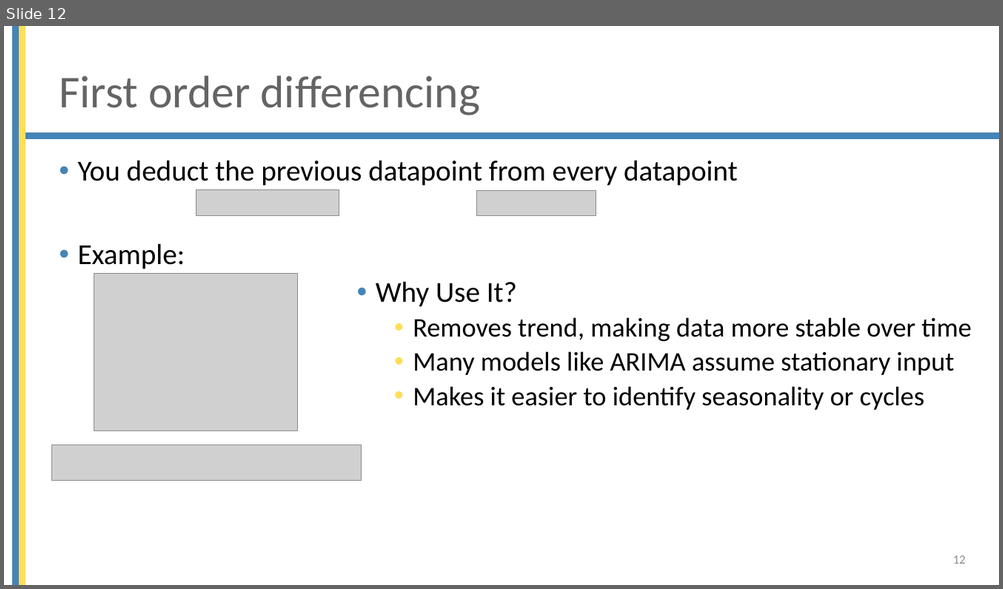
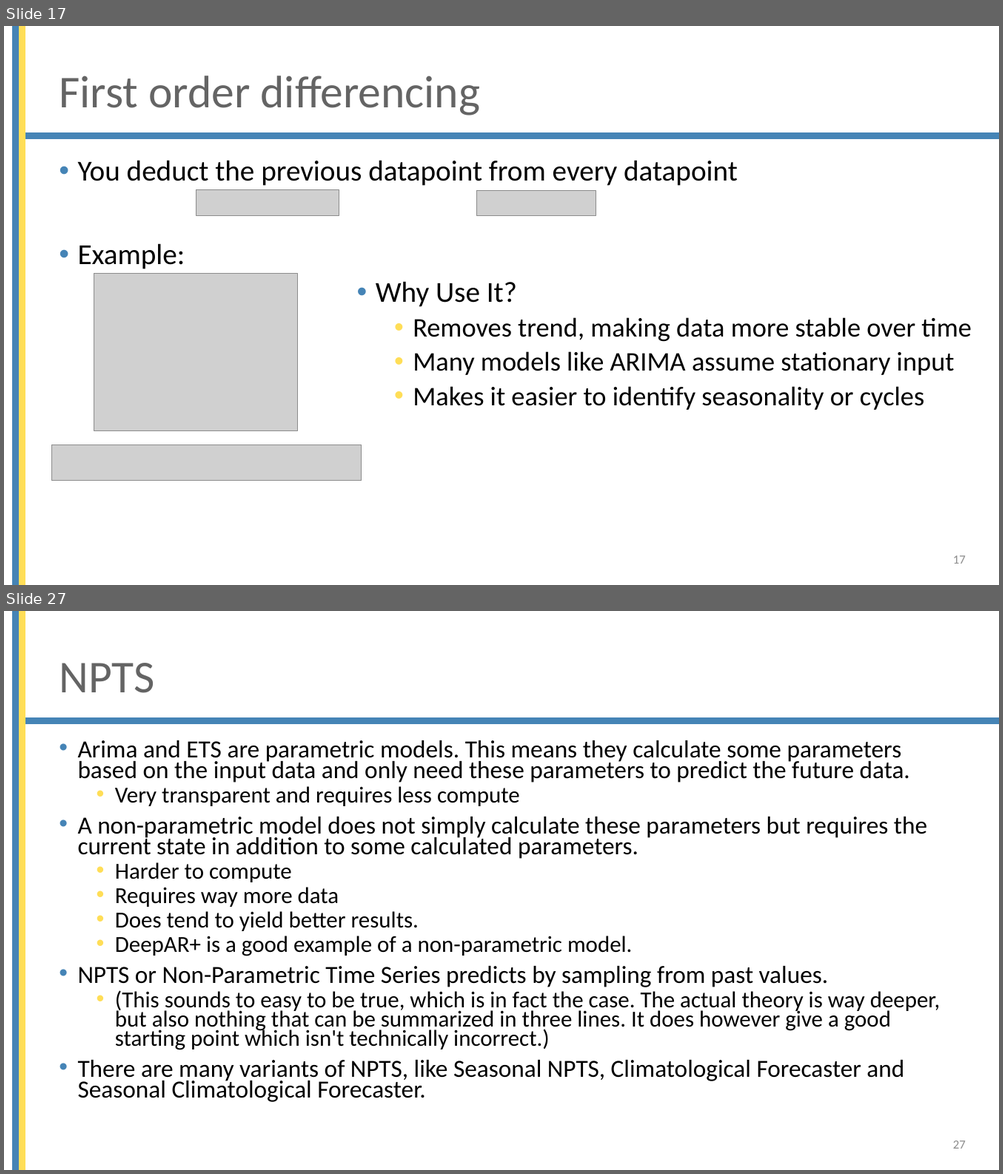
Before and after one commit to mjochen/Cello_AI, a slide deck: ppts/8 - Time series.pptx. Shown one above the other, each under a label of ours: slide 12 before the commit, slides 17 and 27 after it; the slides between them are not shown. The pictures are 1003x589 and 1003x1174 pixels, drawn with LibreOffice and Linux fonts; fonts in the diff are those of the drawing; grey boxes stand for pictures; background and template pictures are left out. Boxes give left, top, right and bottom in pixels: in the first picture for what was removed or moved away, otherwise in the second. Text is boxed around its words. In the diff, an @@ line names an element or a change of style, - is before the commit and + after.

```diff
--- a/ppts/8 - Time series.pptx
+++ b/ppts/8 - Time series.pptx
@@ slide 27 added at box(4, 611, 999, 1170), background #FFFFFF; not listed: 3 template elements that a slide beside it also shows @@
@@ title added at box(59, 663, 154, 693), 44 pt, text #646464 @@
+NPTS
@@ text added at box(78, 741, 939, 1102), 23.8 pt, text #000000 @@
+• Arima and ETS are parametric models. This means they calculate some parameters based on the input data and only need these parameters to predict the future data.
+  • Very transparent and requires less compute
+• A non-parametric model does not simply calculate these parameters but requires the current state in addition to some calculated parameters.
+  • Harder to compute
+  • Requires way more data
+  • Does tend to yield better results.
+  • DeepAR+ is a good example of a non-parametric model.
+• NPTS or Non-Parametric Time Series predicts by sampling from past values.
+  • (This sounds to easy to be true, which is in fact the case. The actual theory is way deeper, but also nothing that can be summarized in three lines. It does however give a good starting point which isn't technically incorrect.)
+• There are many variants of NPTS, like Seasonal NPTS, Climatological Forecaster and Seasonal Climatological Forecaster.
@@ page number added at box(953, 1141, 965, 1149), 12 pt, text #8C8C8C @@
+27
@@ what was slide 12 is now slide 17 @@
@@ page number at box(953, 556, 965, 564): text changed @@
-12
+17
```
Also in this commit, not shown: 16 other slides added, 1 slide removed, 9 other files.
